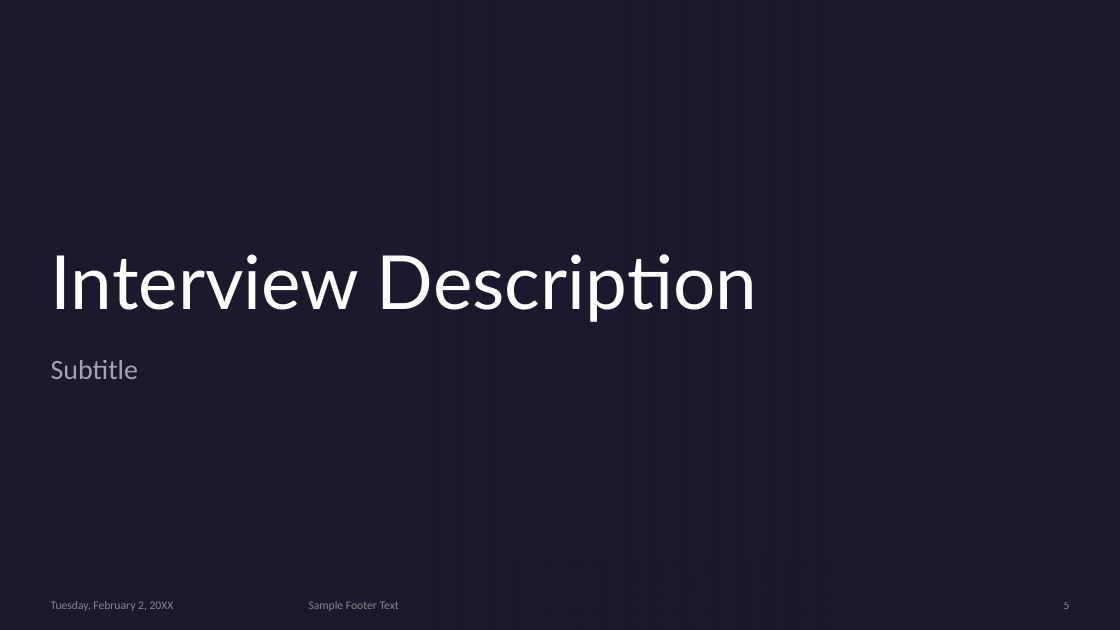
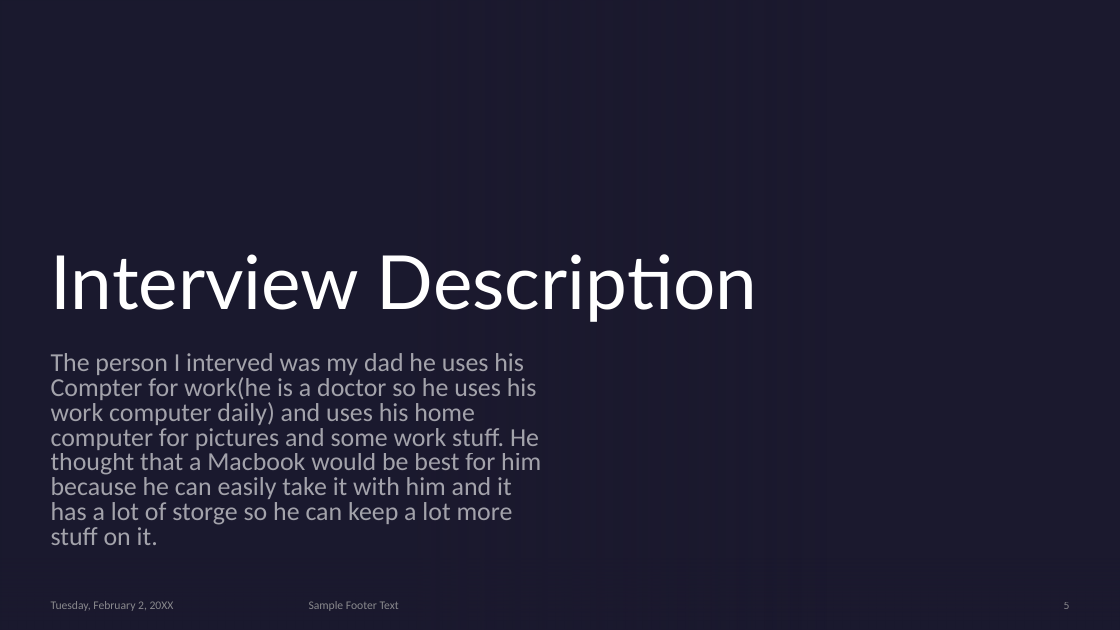
Before and after one commit to Digital-Tech-KKHS/10dtc-computer-hardware-Hannah1728, a slide deck: slide 5 of Presentation Template.pptx. Drawn at 1120x630 pixels with LibreOffice and Linux fonts; fonts in the diff are those of the drawing; background and template pictures are left out. Boxes give left, top, right and bottom in pixels: in the first picture for what was removed or moved away, otherwise in the second. Text is boxed around its words. In the diff, an @@ line names an element or a change of style, - is before the commit and + after.

```diff
--- a/Presentation Template.pptx
+++ b/Presentation Template.pptx
@@ subtitle at [51, 353, 541, 545]: text changed; size 24 to 22.2 pt @@
-Subtitle
+The person I interved was my dad he uses his Compter for work(he is a doctor so he uses his work computer daily) and uses his home computer for pictures and some work stuff. He thought that a Macbook would be best for him because he can easily take it with him and it has a lot of storge so he can keep a lot more stuff on it.
```
Also in this commit, not shown: 8 other slides changed.
